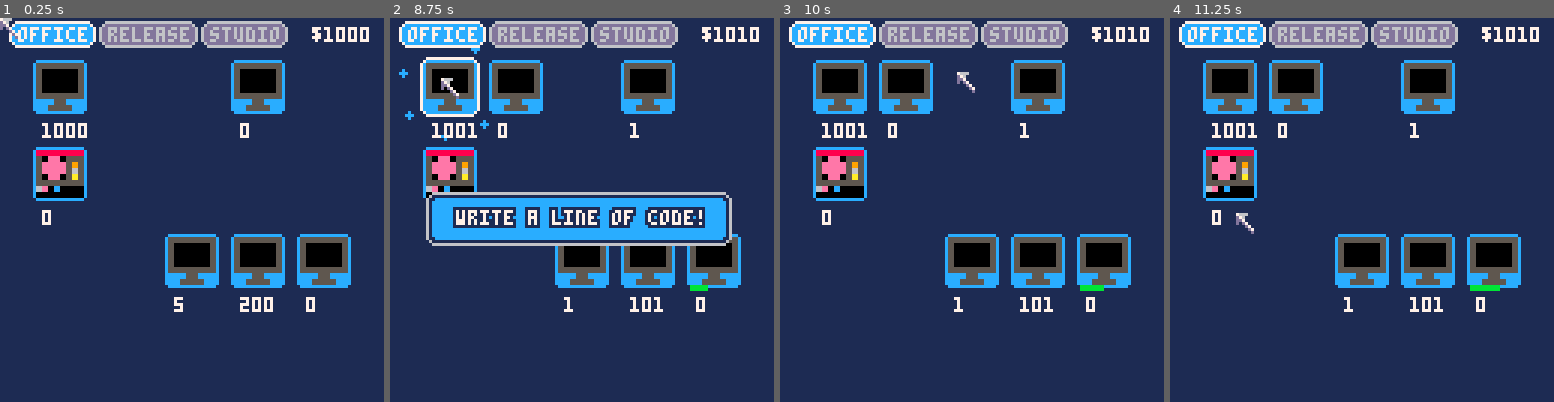
Above: before the commit, frames 1-4 (left to right).
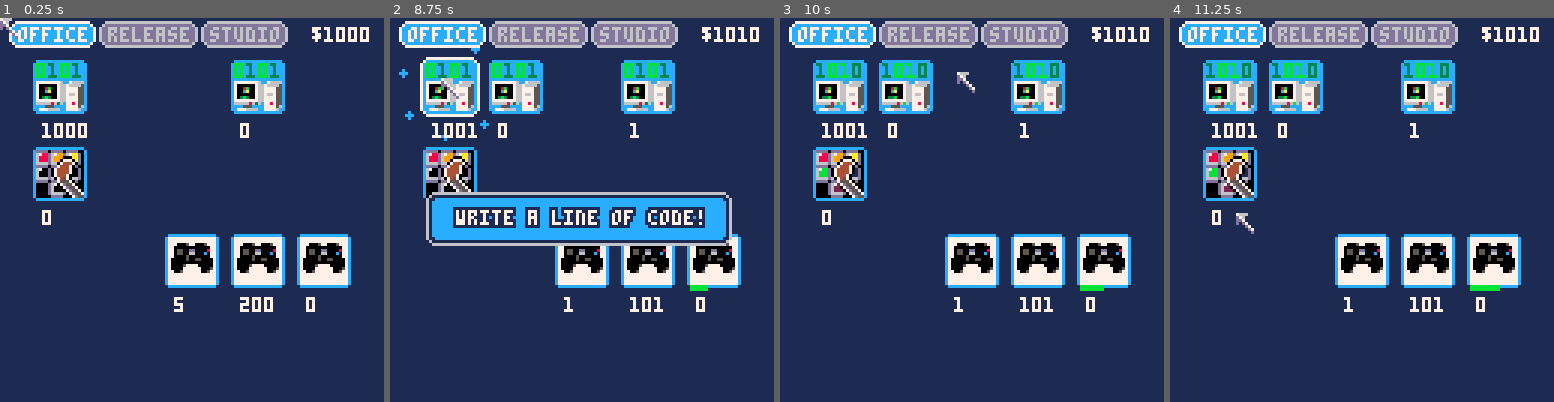
Above: after the commit, the same moments.

Repository: wesen/carts
Game: PICO-8 cartridge games/gamedevgame/gamedevgame.p8
Two runs of this game, one before a commit and one after it. Both use one fixed random seed, a clock stepped at 60 frames per second and the inputs below.
Inputs (mouse positions are in pixels of both pictures, inside the frame that each line leads up to):
- Up to frame 1 (0.25 s): no input
- Up to frame 2 (8.75 s): click (459, 121) at 0.67 s; click (520, 267) at 1.22 s; click (585, 114) at 1.77 s; click (647, 259) at 2.32 s; click (712, 106) at 2.87 s; click (474, 256) at 3.42 s; click (535, 102) at 3.97 s; click (601, 248) at 4.52 s; click (662, 94) at 5.07 s; click (727, 244) at 5.62 s; click (489, 90) at 6.17 s; click (551, 236) at 6.72 s; click (616, 83) at 7.27 s; click (678, 229) at 7.82 s; click (439, 79) at 8.37 s
- Up to frame 3 (10 s): click (895, 225) at 8.92 s; click (956, 71) at 9.47 s
- Up to frame 4 (11.25 s): click (1408, 217) at 10.02 s; click (1473, 64) at 10.57 s; click (1235, 213) at 11.12 s

The runs differ from the first frame. In frame 1, 7.5% of the frame differs, in the area x 9-91%, y 11-70%; in frame 2, 8.0%; in frame 3, 8.9%; in frame 4, 8.9%.

Commit message:
Add animated icons

Diff:
--- a/games/gamedevgame/gamedevgame.p8
+++ b/games/gamedevgame/gamedevgame.p8
@@ -816,7 +816,7 @@
  add_cr(function()
   local w=8
   local w2=w*2
-  for i=1,w,w/32 do
+  for i=1,w,w/16 do
    yield()
    i=inoutexpo(i,0,w+1,w)
    for j=0,i do
@@ -830,6 +830,8 @@
    end
    palt()
   end
+   cls(7)
+   yield()
   glb_current_tab=tab
 
  end,glb_draw_crs)
@@ -897,7 +899,7 @@
  local w=glb_resource_w
  x,y=self:get_cur_xy()
  palt(0,false)
- palt(11,true)
+ palt(15,true)
  if self:is_mouse_over() then
   if frame(12,2)==0 then
    draw_rounded_rect2(x-1,y-1,w+2,w+2,glb_bg_col2,glb_bg_col2,7)
@@ -908,10 +910,9 @@
   draw_rounded_rect1(x,y,w,w,glb_bg_col2)
  end
 
- local spage=flr(self.spr/64)
- local sy=flr(self.spr/16)
- local sx=self.spr%16
- sspr(sx*8,sy*8,8,8,x,y,16,16)
+ spr(self.spr+frame(12,3)*2,x,y,2,2)
+ -- sspr(sx*8,sy*8,8,8,x,y,16,16)
+
  if self.t>0 then
   rectfill(x,y+w,x+self.t/self.duration*w,y+w+1,11)
  end
@@ -1061,7 +1062,7 @@
   -- duration
   0.3,
   -- spr
-  16,
+  4,
   -- description
   "write a line of code!",
   "line of code written",
@@ -1076,7 +1077,7 @@
  {loc=5},
  0.5,
   -- spr
-  16,
+  4,
   -- description
   "write a c# function!",
   "c# function written",
@@ -1090,7 +1091,7 @@
  {func=5},
  1,
  -- spr
- 16,
+ 4,
  -- description
  "write a c# file!",
  "c# file written",
@@ -1104,7 +1105,7 @@
  {csharp_file=2},
  2,
  -- spr
- 16,
+ 4,
  -- description
  "do client work (+$10)",
  "",
@@ -1122,7 +1123,7 @@
   {},
   0.3,
   -- spr
-  48,
+  36,
   -- description
   "draw a pixel!",
   "pixel drawn",
@@ -1135,7 +1136,7 @@
   {pixel=8},
   0.8,
   -- spr
-  48,
+  74 ,
   -- description
   "draw a sprite!",
   "sprite drawn",
@@ -1147,7 +1148,7 @@
  2,1,
  {sprite=4},
  1,
- 48,
+ 74,
  "make an animation",
  "animation created",
  tab_game
@@ -1159,7 +1160,7 @@
  {animation=1,csharp_file=1},
  2,
  -- spr
- 16,
+ 36,
  "make a prop!",
  "prop created",
  tab_game
@@ -1171,7 +1172,7 @@
  {animation=2,csharp_file=1},
  6,
  -- spr
- 16,
+ 74,
  "make a character!",
  "character created",
  tab_game
@@ -1183,7 +1184,7 @@
  {sprite=4},
  2,
  -- spr
- 16,
+ 36,
  "make a tilemap!",
  "tilemap created",
  tab_game
@@ -1197,7 +1198,7 @@
  {tilemap=1,prop=5,character=2,csharp_file=1},
  5,
  -- spr
- 16,
+ 36,
  "make a level!",
  "level created",
  tab_game
@@ -1210,7 +1211,7 @@
  {level=5},
  2,
  -- spr
- 16,
+ 42,
  -- description
  "make a beta build",
  "game built",
@@ -1224,7 +1225,7 @@
  {build=0},
  .5,
  -- spr
- 16,
+ 42,
  -- description
  "playtest the beta build",
  "game tested",
@@ -1241,7 +1242,7 @@
  {build=5,playtest=100},
  10,
  -- spr
- 16,
+ 42,
  -- description
  "make a release",
  "game released",
@@ -1257,7 +1258,7 @@
  {build=0},
  0.5,
  -- spr
- 16,
+ 100,
  -- description
  "write a tweet",
  "tweet written",
@@ -1271,7 +1272,7 @@
  {build=0},
  3,
  -- spr
- 16,
+ 68,
  -- description
  "produce a youtube video",
  "youtube video recorded",
@@ -1285,7 +1286,7 @@
  {build=0},
  3,
  -- spr
- 16,
+ 10,
  -- description
  "produce a twitch stream",
  "twitch stream recorded",
@@ -1299,7 +1300,7 @@
  {tweet=5,youtube=5,twitch=5,build=0},
  3,
  -- spr
- 80,
+ 74,
  -- description
  "recruit a gamer",
  "gamer recruited",
--- a/games/gamedevgame/resource.lua
+++ b/games/gamedevgame/resource.lua
@@ -59,7 +59,7 @@
  local w=glb_resource_w
  x,y=self:get_cur_xy()
  palt(0,false)
- palt(11,true)
+ palt(15,true)
  if self:is_mouse_over() then
   if frame(12,2)==0 then
    draw_rounded_rect2(x-1,y-1,w+2,w+2,glb_bg_col2,glb_bg_col2,7)
@@ -70,10 +70,9 @@
   draw_rounded_rect1(x,y,w,w,glb_bg_col2)
  end
 
- local spage=flr(self.spr/64)
- local sy=flr(self.spr/16)
- local sx=self.spr%16
- sspr(sx*8,sy*8,8,8,x,y,16,16)
+ spr(self.spr+frame(12,3)*2,x,y,2,2)
+ -- sspr(sx*8,sy*8,8,8,x,y,16,16)
+
  if self.t>0 then
   rectfill(x,y+w,x+self.t/self.duration*w,y+w+1,11)
  end
--- a/games/gamedevgame/resources.lua
+++ b/games/gamedevgame/resources.lua
@@ -10,7 +10,7 @@
   -- duration
   0.3,
   -- spr
-  16,
+  4,
   -- description
   "write a line of code!",
   "line of code written",
@@ -25,7 +25,7 @@
  {loc=5},
  0.5,
   -- spr
-  16,
+  4,
   -- description
   "write a c# function!",
   "c# function written",
@@ -39,7 +39,7 @@
  {func=5},
  1,
  -- spr
- 16,
+ 4,
  -- description
  "write a c# file!",
  "c# file written",
@@ -53,7 +53,7 @@
  {csharp_file=2},
  2,
  -- spr
- 16,
+ 4,
  -- description
  "do client work (+$10)",
  "",
@@ -71,7 +71,7 @@
   {},
   0.3,
   -- spr
-  48,
+  36,
   -- description
   "draw a pixel!",
   "pixel drawn",
@@ -84,7 +84,7 @@
   {pixel=8},
   0.8,
   -- spr
-  48,
+  74 ,
   -- description
   "draw a sprite!",
   "sprite drawn",
@@ -96,7 +96,7 @@
  2,1,
  {sprite=4},
  1,
- 48,
+ 74,
  "make an animation",
  "animation created",
  tab_game
@@ -108,7 +108,7 @@
  {animation=1,csharp_file=1},
  2,
  -- spr
- 16,
+ 36,
  "make a prop!",
  "prop created",
  tab_game
@@ -120,7 +120,7 @@
  {animation=2,csharp_file=1},
  6,
  -- spr
- 16,
+ 74,
  "make a character!",
  "character created",
  tab_game
@@ -132,7 +132,7 @@
  {sprite=4},
  2,
  -- spr
- 16,
+ 36,
  "make a tilemap!",
  "tilemap created",
  tab_game
@@ -146,7 +146,7 @@
  {tilemap=1,prop=5,character=2,csharp_file=1},
  5,
  -- spr
- 16,
+ 36,
  "make a level!",
  "level created",
  tab_game
@@ -159,7 +159,7 @@
  {level=5},
  2,
  -- spr
- 16,
+ 42,
  -- description
  "make a beta build",
  "game built",
@@ -173,7 +173,7 @@
  {build=0},
  .5,
  -- spr
- 16,
+ 42,
  -- description
  "playtest the beta build",
  "game tested",
@@ -190,7 +190,7 @@
  {build=5,playtest=100},
  10,
  -- spr
- 16,
+ 42,
  -- description
  "make a release",
  "game released",
@@ -206,7 +206,7 @@
  {build=0},
  0.5,
  -- spr
- 16,
+ 100,
  -- description
  "write a tweet",
  "tweet written",
@@ -220,7 +220,7 @@
  {build=0},
  3,
  -- spr
- 16,
+ 68,
  -- description
  "produce a youtube video",
  "youtube video recorded",
@@ -234,7 +234,7 @@
  {build=0},
  3,
  -- spr
- 16,
+ 10,
  -- description
  "produce a twitch stream",
  "twitch stream recorded",
@@ -248,7 +248,7 @@
  {tweet=5,youtube=5,twitch=5,build=0},
  3,
  -- spr
- 80,
+ 74,
  -- description
  "recruit a gamer",
  "gamer recruited",
--- a/games/gamedevgame/tab.lua
+++ b/games/gamedevgame/tab.lua
@@ -61,7 +61,7 @@
  add_cr(function()
   local w=8
   local w2=w*2
-  for i=1,w,w/32 do
+  for i=1,w,w/16 do
    yield()
    i=inoutexpo(i,0,w+1,w)
    for j=0,i do
@@ -75,6 +75,8 @@
    end
    palt()
   end
+   cls(7)
+   yield()
   glb_current_tab=tab
 
  end,glb_draw_crs)
Not shown, changed: 64 lines of the sprite sheet (__gfx__) section of games/gamedevgame/gamedevgame.p8
Not shown, added: games/gamedevgame/assets/smaller-brush.aseprite
Not shown, added: games/gamedevgame/assets/twitchlogo.aseprite
Not shown, added: games/gamedevgame/assets/twitter-animation.aseprite
Not shown, added: games/gamedevgame/assets/youtube-animation.aseprite
Not shown, changed: games/gamedevgame/gamedevgame.png
